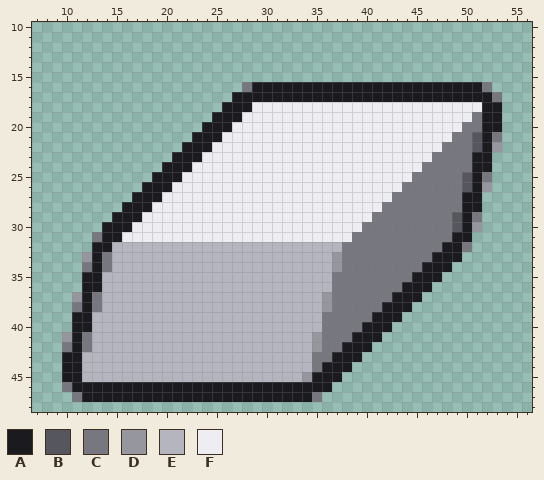
Edited in one commit: pixel-art sprite (src/com/tylerpackard/tools/images/eraser@2x.png). The picture above is the old version.
The file is 64x64 pixels. Colours within 5 levels of each other are drawn and written as one. Shown: x 7..56, y 10..48.
Palette (. is transparent): A #1a1a1f  B #56565e  C #777780  D #96969e  E #b5b5bf  F #ededf2
Pixels before, first column x 10:
16 ..................CAAAAAAAAAAAAAAAAAAAAAAAC.
17 .................AAAAAAAAAAAAAAAAAAAAAAAAAAC
18 ................AAAFFFFFFFFFFFFFFFFFFFFFFFAA
19 ...............AAAFFFFFFFFFFFFFFFFFFFFFFFCAA
20 ..............AAAFFFFFFFFFFFFFFFFFFFFFFFCCAA
21 .............AAAFFFFFFFFFFFFFFFFFFFFFFFCCBAC
22 ............AAAFFFFFFFFFFFFFFFFFFFFFFFCCCBAD
23 ...........AAAFFFFFFFFFFFFFFFFFFFFFFFCCCCAA.
24 ..........AAAFFFFFFFFFFFFFFFFFFFFFFFCCCCCAA.
25 .........AAAFFFFFFFFFFFFFFFFFFFFFFFCCCCCBAC.
26 ........AAAFFFFFFFFFFFFFFFFFFFFFFFCCCCCCBAD.
27 .......AAAFFFFFFFFFFFFFFFFFFFFFFFCCCCCCCAA..
28 ......AAAFFFFFFFFFFFFFFFFFFFFFFFCCCCCCCCAA..
29 .....AAAFFFFFFFFFFFFFFFFFFFFFFFCCCCCCCCBAC..
30 ....AAAFFFFFFFFFFFFFFFFFFFFFFFCCCCCCCCCBAD..
31 ...CAAFFFFFFFFFFFFFFFFFFFFFFFCCCCCCCCCCAA...
32 ...AAEEEEEEEEEEEEEEEEEEEEEEECCCCCCCCCCAAC...
33 ..DACEEEEEEEEEEEEEEEEEEEEEEDCCCCCCCCCAAA....
34 ..CACEEEEEEEEEEEEEEEEEEEEEEDCCCCCCCCAAA.....
35 ..AAEEEEEEEEEEEEEEEEEEEEEEECCCCCCCCAAA......
36 ..AAEEEEEEEEEEEEEEEEEEEEEEECCCCCCCAAA.......
37 .DACEEEEEEEEEEEEEEEEEEEEEEDCCCCCCAAA........
38 .CACEEEEEEEEEEEEEEEEEEEEEEDCCCCCAAA.........
39 .AAEEEEEEEEEEEEEEEEEEEEEEECCCCCAAA..........
40 .AAEEEEEEEEEEEEEEEEEEEEEEECCCCAAA...........
41 DACEEEEEEEEEEEEEEEEEEEEEEDCCCAAA............
42 CACEEEEEEEEEEEEEEEEEEEEEEDCCAAA.............
43 AAEEEEEEEEEEEEEEEEEEEEEEECCAAA..............
44 AAEEEEEEEEEEEEEEEEEEEEEEECAAA...............
45 AAEEEEEEEEEEEEEEEEEEEEEEDAAA................
46 CAAAAAAAAAAAAAAAAAAAAAAAAAA.................
47 .CAAAAAAAAAAAAAAAAAAAAAAAC..................
After:
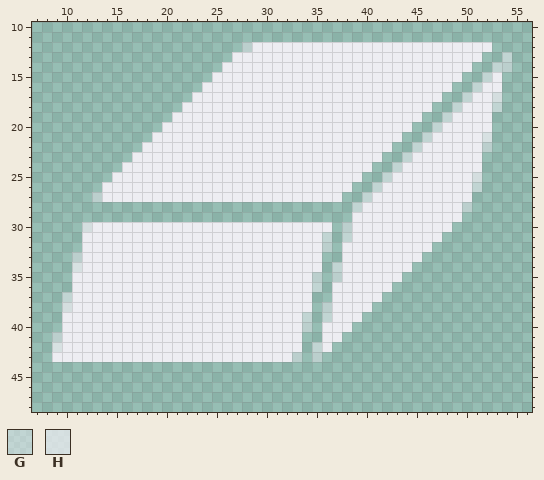
Colours new in this view: G #ededf27f  H #ededf2bf
What changed:
Changed rows in their new state; - is an unchanged pixel.
first column x 9:
12 -------------------GFFFFFFFFFFFFFFFFFFFFFFFF--
13 ------------------FFFFFFFFFFFFFFFFFFFFFFFFF--G
14 -----------------FFFFFFFFFFFFFFFFFFFFFFFFF--GG
15 ----------------FFFFFFFFFFFFFFFFFFFFFFFFF--GF-
16 ---------------FFFFFFFFFFFFFFFFFFFFFFFFF..GFF-
17 --------------FFFFFFFFFFFFFFFFFFFFFFFFF..GFFH-
18 -------------FFFFFFF------------------..G--FG-
19 ------------FFFFFFF------------------..G--FF.-
20 -----------FFFFFFF------------------..G--FFF.-
21 ----------FFFFFFF------------------..G--FFFH.-
22 ---------FFFFFFF------------------..G--FFFFG.-
23 --------FFFFFFF------------------..G--FFFFF.--
24 -------FFFFFFF------------------..G--FFFFFF.--
25 ------FFFFFFF------------------..G--FFFFFFH.--
26 -----FFFFFFF------------------..G--FFFFFFFG.--
27 ----GFFFFFF------------------..G--FFFFFFFF.---
28 -------.......................G--FFFFFFFFG.---
29 ------........................--FFFFFFFFF..---
30 ---HFFFF--------------------.G-FFFFFFFFF...---
31 ---FFFF--------------------G.GFFFFFFFFF...----
32 ---FFFFFFFFFFFFFFFFFFFFFFFFG.FFFFFFFFF....----
33 --GFFFFFFFFFFFFFFFFFFFFFFFF..FFFFFFFF....-----
34 --HFFFFFFFFFFFFFFFFFFFFFFFF.GFFFFFFF....------
35 --FFFFFFFFFFFFFFFFFFFFFFFFG.GFFFFFF....-------
36 --FFFFFFFFFFFFFFFFFFFFFFFFG.FFFFFF....--------
37 -GFFFFFFFFFFFFFFFFFFFFFFFF..FFFFF....---------
38 -HFFFFFFFFFFFFFFFFFFFFFFFF.GFFFF....----------
39 -FFFFFFFFFFFFFFFFFFFFFFFFG.GFFF....-----------
40 -FFFFFFFFFFFFFFFFFFFFFFFFG.FFF....------------
41 GFFFFFFFFFFFFFFFFFFFFFFFF..FF....-------------
42 HFFFFFFFFFFFFFFFFFFFFFFFF.GF....--------------
43 FFFFFFFFFFFFFFFFFFFFFFFFG.G....---------------
44 -.............................----------------
45 -............................-----------------
46 -...........................------------------
47 --.........................-------------------
Boxes around the changes in both pictures, in picture pixels (x1, y1, x2, y2):
changed: (52, 42, 512, 402)
